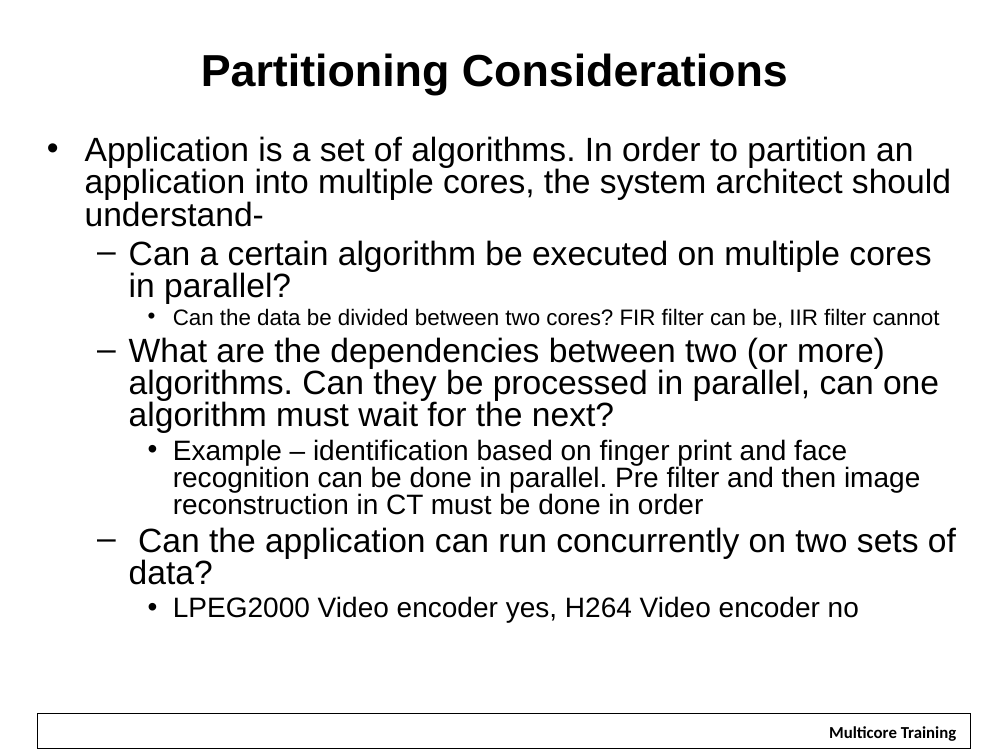
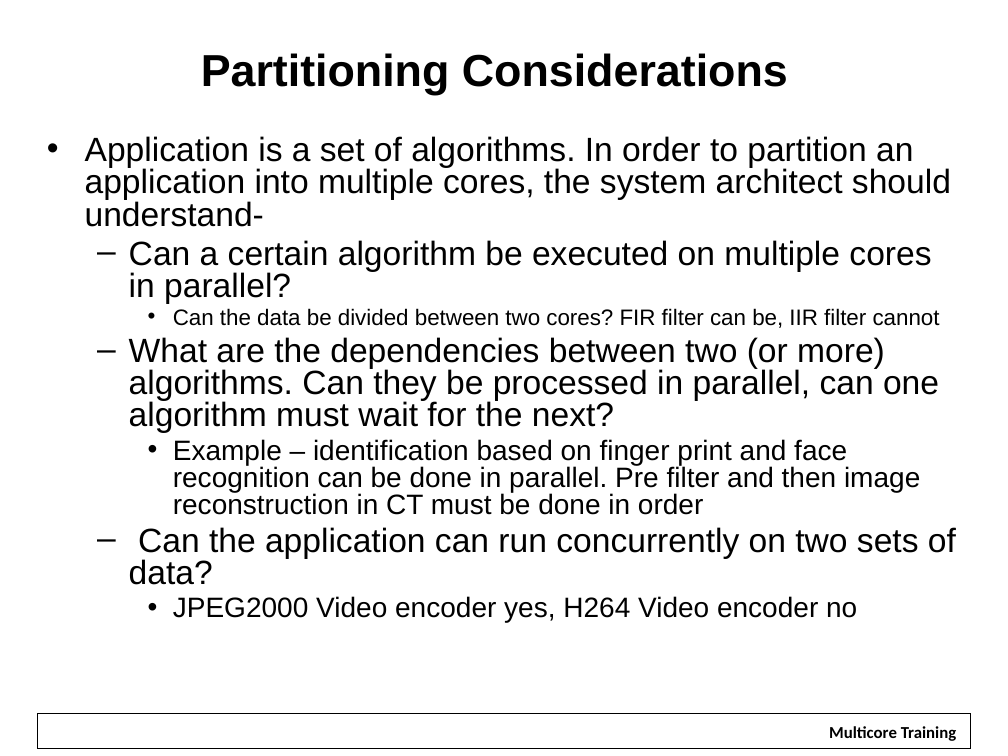
Before and after one commit to hari1989/keystone-workshop, a slide deck: slide 11 of slides/Multicore Design.pptx (slide 12 before the commit). Drawn at 1008x756 pixels with LibreOffice and Linux fonts; fonts in the diff are those of the drawing; background and template pictures are left out. Boxes give left, top, right and bottom in pixels: in the first picture for what was removed or moved away, otherwise in the second. Text is boxed around its words. In the diff, an @@ line names an element or a change of style, - is before the commit and + after.

```diff
--- a/slides/Multicore Design.pptx
+++ b/slides/Multicore Design.pptx
@@ text at <box>173,596,857,623</box>: text changed @@
-    • LPEG2000 Video encoder yes, H264 Video encoder no
+    • JPEG2000 Video encoder yes, H264 Video encoder no
```
Also in this commit, not shown: 7 other slides changed, 7 slides added, 7 slides removed.
